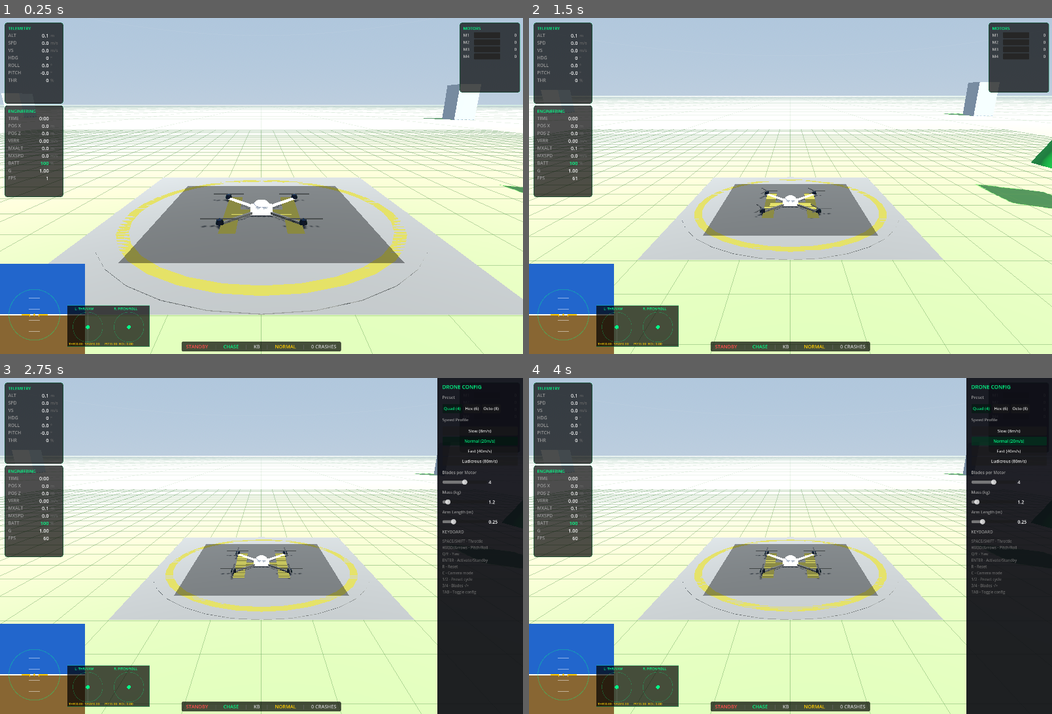
Above: before the commit, frames 1-4 (two rows, left to right).
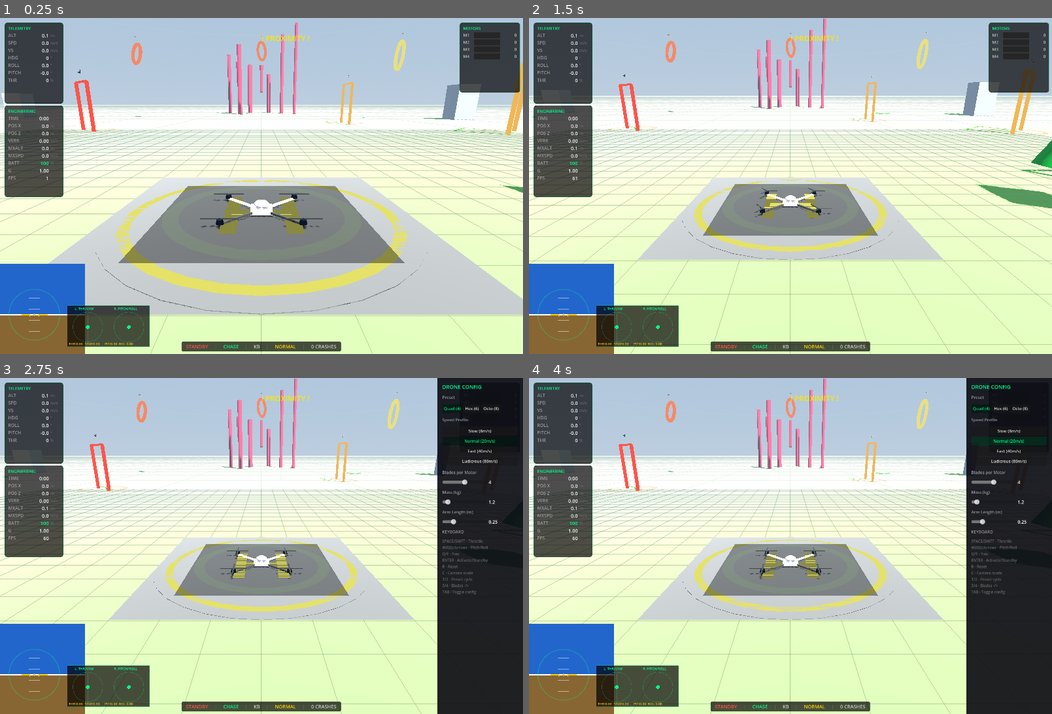
Above: after the commit, the same moments.

Repository: travisdetert/openkb-drone-godot
Game: Godot game, scene res://scenes/main.tscn
Same seed, same stepped clock (60 frames per second), same inputs: the game is played once before the commit and once after it.
Inputs (mouse positions are in pixels of both pictures, inside the frame that each line leads up to):
- Up to frame 1 (0.25 s): no input
- Up to frame 2 (1.5 s): tap Enter (activate_toggle) at 0.5 s; move the mouse to (905, 169) at 0.52 s; hold 4 (blade_right) 0.53-1.25 s; hold Enter (activate_toggle) 0.53-1.25 s; click (905, 169) at 0.67 s; drag from (685, 202) to (764, 253) at 1.27 s
- Up to frame 3 (2.75 s): move the mouse to (313, 472) at 2.02 s; hold 4 (blade_right) from 2.03 s (still down); hold Tab (toggle_config) from 2.03 s (still down)
- Up to frame 4 (4 s): release 4 (blade_right) at 2.75 s; release Tab (toggle_config) at 2.75 s; click "Normal (20m/s)" at 2.75 s; click "Normal (20m/s)" at 3.5 s

The runs differ from the first frame. In frame 1, 2.0% of the frame differs, in the area x 12-100%, y 1-35%; in frame 2, 2.0%; in frame 3, 1.5%; in frame 4, 1.5%.

Commit message:
Expand environment with racing hoops, obstacles, and challenges
Gates now color-coded by difficulty: green (wide/easy), orange
(medium), red (tight). Add 10-hoop racing circuit (H1-H10) with
torus rings, collision spheres, and cyan/yellow/red-orange tiers.
New obstacles: 8 barber-pole slalom poles, 6 floating platforms
with cyan edge trim (stacked pair creates 3.7m flythrough gap),
5-arch tunnel with yellow hazard stripes, and 8-pillar forest
with 2 floating pillars. All collidable with obstacle_type metadata.

Co-Authored-By: Claude Opus 4.6 <noreply@anthropic.com>

Diff:
--- a/scripts/environment/environment_builder.gd
+++ b/scripts/environment/environment_builder.gd
@@ -7,6 +7,14 @@
 	_create_helipad()
 	_create_buildings()
 	_create_trees()
+	_create_gates()
+	_create_hoops()
+	_create_slalom_poles()
+	_create_floating_platforms()
+	_create_tunnel()
+	_create_pillars()
+	_create_poles()
+	_create_pole_wires()
 	_create_clouds()
 
 func _create_ground() -> void:
@@ -180,6 +188,21 @@
 			var z: float = cluster["cz"] + (rand_fn.call() - 0.5) * cluster["spread"]
 
 			var color: Color = building_colors[int(rand_fn.call() * building_colors.size()) % building_colors.size()]
+
+			# StaticBody3D wrapper for collision
+			var body := StaticBody3D.new()
+			body.name = "Building"
+			body.position = Vector3(x, h / 2.0, z)
+			body.collision_layer = 1
+			body.collision_mask = 0
+			body.set_meta("obstacle_type", "building")
+
+			var col_shape := CollisionShape3D.new()
+			var box_shape := BoxShape3D.new()
+			box_shape.size = Vector3(w, h, d)
+			col_shape.shape = box_shape
+			body.add_child(col_shape)
+
 			var bld_mesh := BoxMesh.new()
 			bld_mesh.size = Vector3(w, h, d)
 			var bld_mat := StandardMaterial3D.new()
@@ -187,11 +210,11 @@
 			bld_mesh.material = bld_mat
 			var bld := MeshInstance3D.new()
 			bld.mesh = bld_mesh
-			bld.position = Vector3(x, h / 2.0, z)
-			bld.name = "Building"
-			add_child(bld)
-
-			# Window strips
+			body.add_child(bld)
+
+			add_child(body)
+
+			# Window strips (cosmetic, direct children of environment)
 			if h > 8:
 				var window_rows := int(h / 3.0)
 				var strip_mesh := PlaneMesh.new()
@@ -253,8 +276,26 @@
 			continue
 
 		var tree_scale: float = 0.7 + rand_fn.call() * 0.8
+
+		# StaticBody3D wrapper for collision
+		var body := StaticBody3D.new()
+		body.name = "Tree"
+		body.position = Vector3(x, 0, z)
+		body.collision_layer = 1
+		body.collision_mask = 0
+		body.set_meta("obstacle_type", "tree")
+
+		var tree_height: float = (3.2 + 1.5) * tree_scale
+		var col_shape := CollisionShape3D.new()
+		var cyl_shape := CylinderShape3D.new()
+		cyl_shape.radius = 1.5 * tree_scale
+		cyl_shape.height = tree_height
+		col_shape.shape = cyl_shape
+		col_shape.position.y = tree_height / 2.0
+		body.add_child(col_shape)
+
 		var tree := Node3D.new()
-		tree.name = "Tree"
+		tree.name = "TreeVisual"
 
 		var trunk := MeshInstance3D.new()
 		trunk.mesh = trunk_mesh
@@ -271,8 +312,649 @@
 		leaves.scale = Vector3.ONE * tree_scale
 		tree.add_child(leaves)
 
-		tree.position = Vector3(x, 0, z)
-		add_child(tree)
+		body.add_child(tree)
+		add_child(body)
+
+func _create_gates() -> void:
+	# Per-gate definitions with varied sizes
+	var gate_defs := [
+		{"pos": Vector3(15, 0, 0), "rot": 0.0, "w": 5.0, "h": 6.0},
+		{"pos": Vector3(20, 0, -18), "rot": PI / 4.0, "w": 4.0, "h": 5.0},
+		{"pos": Vector3(10, 0, -30), "rot": PI / 2.0, "w": 3.5, "h": 4.5},
+		{"pos": Vector3(-15, 0, -20), "rot": -PI / 4.0, "w": 3.0, "h": 4.0},
+		{"pos": Vector3(-25, 0, 5), "rot": -PI / 2.0, "w": 3.0, "h": 4.0},
+		{"pos": Vector3(-10, 0, 20), "rot": PI, "w": 5.0, "h": 6.0},
+	]
+
+	# Ground ring material (orange translucent)
+	var ring_mat := StandardMaterial3D.new()
+	ring_mat.albedo_color = Color(1.0, 0.6, 0.0, 0.3)
+	ring_mat.transparency = BaseMaterial3D.TRANSPARENCY_ALPHA
+	ring_mat.shading_mode = BaseMaterial3D.SHADING_MODE_UNSHADED
+
+	var pole_radius := 0.15
+	var crossbar_height := 0.15
+
+	for i in range(gate_defs.size()):
+		var gd: Dictionary = gate_defs[i]
+		var gate_width: float = gd["w"]
+		var pole_height: float = gd["h"]
+
+		# Color by difficulty: green >= 4.5m, orange medium, red <= 3.0m
+		var gate_color: Color
+		if gate_width >= 4.5:
+			gate_color = Color(0.0, 1.0, 0.3)
+		elif gate_width <= 3.0:
+			gate_color = Color(1.0, 0.15, 0.1)
+		else:
+			gate_color = Color(1.0, 0.6, 0.0)
+
+		var gate_mat := StandardMaterial3D.new()
+		gate_mat.albedo_color = gate_color
+		gate_mat.shading_mode = BaseMaterial3D.SHADING_MODE_UNSHADED
+		gate_mat.emission_enabled = true
+		gate_mat.emission = gate_color
+		gate_mat.emission_energy_multiplier = 1.5
+
+		var pole_mesh := CylinderMesh.new()
+		pole_mesh.top_radius = pole_radius
+		pole_mesh.bottom_radius = pole_radius
+		pole_mesh.height = pole_height
+		pole_mesh.radial_segments = 8
+		pole_mesh.material = gate_mat
+
+		var crossbar_mesh := BoxMesh.new()
+		crossbar_mesh.size = Vector3(gate_width, crossbar_height, crossbar_height)
+		crossbar_mesh.material = gate_mat
+
+		var gate_group := Node3D.new()
+		gate_group.name = "Gate_%d" % (i + 1)
+		gate_group.position = gd["pos"]
+		gate_group.rotation.y = gd["rot"]
+
+		# Left pole
+		var left_body := StaticBody3D.new()
+		left_body.name = "GatePoleL"
+		left_body.position = Vector3(-gate_width / 2.0, pole_height / 2.0, 0)
+		left_body.collision_layer = 1
+		left_body.collision_mask = 0
+		left_body.set_meta("obstacle_type", "gate")
+		var left_col := CollisionShape3D.new()
+		var left_shape := CylinderShape3D.new()
+		left_shape.radius = pole_radius
+		left_shape.height = pole_height
+		left_col.shape = left_shape
+		left_body.add_child(left_col)
+		var left_mesh := MeshInstance3D.new()
+		left_mesh.mesh = pole_mesh
+		left_body.add_child(left_mesh)
+		gate_group.add_child(left_body)
+
+		# Right pole
+		var right_body := StaticBody3D.new()
+		right_body.name = "GatePoleR"
+		right_body.position = Vector3(gate_width / 2.0, pole_height / 2.0, 0)
+		right_body.collision_layer = 1
+		right_body.collision_mask = 0
+		right_body.set_meta("obstacle_type", "gate")
+		var right_col := CollisionShape3D.new()
+		var right_shape := CylinderShape3D.new()
+		right_shape.radius = pole_radius
+		right_shape.height = pole_height
+		right_col.shape = right_shape
+		right_body.add_child(right_col)
+		var right_mesh := MeshInstance3D.new()
+		right_mesh.mesh = pole_mesh
+		right_body.add_child(right_mesh)
+		gate_group.add_child(right_body)
+
+		# Crossbar
+		var cross_body := StaticBody3D.new()
+		cross_body.name = "GateCrossbar"
+		cross_body.position = Vector3(0, pole_height, 0)
+		cross_body.collision_layer = 1
+		cross_body.collision_mask = 0
+		cross_body.set_meta("obstacle_type", "gate")
+		var cross_col := CollisionShape3D.new()
+		var cross_shape := BoxShape3D.new()
+		cross_shape.size = Vector3(gate_width, crossbar_height, crossbar_height)
+		cross_col.shape = cross_shape
+		cross_body.add_child(cross_col)
+		var cross_mesh_inst := MeshInstance3D.new()
+		cross_mesh_inst.mesh = crossbar_mesh
+		cross_body.add_child(cross_mesh_inst)
+		gate_group.add_child(cross_body)
+
+		# Ground ring below gate
+		var ground_ring := _make_ring(1.8, 2.2, 24, ring_mat)
+		ground_ring.position.y = 0.04
+		ground_ring.name = "GateGroundRing"
+		gate_group.add_child(ground_ring)
+
+		# Gate number label above crossbar
+		var label := Label3D.new()
+		label.text = str(i + 1)
+		label.font_size = 72
+		label.position = Vector3(0, pole_height + 0.8, 0)
+		label.billboard = BaseMaterial3D.BILLBOARD_ENABLED
+		label.modulate = Color(1.0, 1.0, 1.0)
+		label.outline_modulate = Color(0, 0, 0)
+		label.outline_size = 8
+		label.no_depth_test = true
+		label.name = "GateLabel"
+		gate_group.add_child(label)
+
+		add_child(gate_group)
+
+func _make_hoop(pos: Vector3, opening_diam: float, y_rot: float, tilt: float, color: Color, label_text: String) -> Node3D:
+	var group := Node3D.new()
+	group.name = label_text
+	group.position = pos
+	group.rotation.y = y_rot
+
+	var tube_radius := 0.25
+	var inner_r := opening_diam / 2.0
+	var outer_r := inner_r + tube_radius * 2.0
+	var ring_center_r := (inner_r + outer_r) / 2.0
+
+	var mat := StandardMaterial3D.new()
+	mat.albedo_color = color
+	mat.shading_mode = BaseMaterial3D.SHADING_MODE_UNSHADED
+	mat.emission_enabled = true
+	mat.emission = color
+	mat.emission_energy_multiplier = 1.2
+
+	# Ring container — rotated so hole faces Z (flythrough direction)
+	var ring_node := Node3D.new()
+	ring_node.rotation.x = PI / 2.0 + tilt
+
+	var torus := TorusMesh.new()
+	torus.inner_radius = inner_r
+	torus.outer_radius = outer_r
+	torus.rings = 24
+	torus.ring_segments = 12
+	torus.material = mat
+
+	var mesh_inst := MeshInstance3D.new()
+	mesh_inst.mesh = torus
+	ring_node.add_child(mesh_inst)
+
+	# 12 collision spheres around the tube circumference
+	for i in range(12):
+		var angle := float(i) / 12.0 * TAU
+		var body := StaticBody3D.new()
+		body.name = "HoopCol_%d" % i
+		body.position = Vector3(cos(angle) * ring_center_r, 0, sin(angle) * ring_center_r)
+		body.collision_layer = 1
+		body.collision_mask = 0
+		body.set_meta("obstacle_type", "hoop")
+		var col := CollisionShape3D.new()
+		var sphere := SphereShape3D.new()
+		sphere.radius = tube_radius * 1.5
+		col.shape = sphere
+		body.add_child(col)
+		ring_node.add_child(body)
+
+	group.add_child(ring_node)
+
+	# Label above hoop
+	var label := Label3D.new()
+	label.text = label_text
+	label.font_size = 48
+	label.position = Vector3(0, inner_r + tube_radius * 2.0 + 0.8, 0)
+	label.billboard = BaseMaterial3D.BILLBOARD_ENABLED
+	label.modulate = color
+	label.outline_modulate = Color(0, 0, 0)
+	label.outline_size = 8
+	label.no_depth_test = true
+	label.name = "HoopLabel"
+	group.add_child(label)
+
+	return group
+
+func _create_hoops() -> void:
+	var hoop_defs := [
+		{"pos": Vector3(30, 3, 15), "opening": 4.5, "tilt": 0.0, "tier": "easy"},
+		{"pos": Vector3(40, 5, 0), "opening": 4.5, "tilt": 0.05, "tier": "easy"},
+		{"pos": Vector3(35, 7, -20), "opening": 3.5, "tilt": 0.1, "tier": "medium"},
+		{"pos": Vector3(20, 9, -40), "opening": 3.2, "tilt": -0.1, "tier": "medium"},
+		{"pos": Vector3(0, 12, -55), "opening": 2.6, "tilt": 0.15, "tier": "hard"},
+		{"pos": Vector3(-20, 10, -45), "opening": 2.4, "tilt": -0.15, "tier": "hard"},
+		{"pos": Vector3(-35, 8, -30), "opening": 3.5, "tilt": 0.1, "tier": "medium"},
+		{"pos": Vector3(-40, 6, -10), "opening": 3.2, "tilt": -0.05, "tier": "medium"},
+		{"pos": Vector3(-30, 4, 10), "opening": 4.5, "tilt": 0.0, "tier": "easy"},
+		{"pos": Vector3(-15, 3, 25), "opening": 4.5, "tilt": 0.0, "tier": "easy"},
+	]
+
+	var tier_colors := {
+		"easy": Color(0.0, 0.9, 0.9),
+		"medium": Color(1.0, 0.9, 0.0),
+		"hard": Color(1.0, 0.35, 0.1),
+	}
+
+	for i in range(hoop_defs.size()):
+		var hd: Dictionary = hoop_defs[i]
+		var pos: Vector3 = hd["pos"]
+		var next_pos: Vector3
+		if i < hoop_defs.size() - 1:
+			next_pos = hoop_defs[i + 1]["pos"]
+		else:
+			next_pos = hoop_defs[0]["pos"]
+
+		# Y-rotation faces the next hoop
+		var dir := next_pos - pos
+		var y_rot := atan2(dir.x, dir.z)
+
+		var color: Color = tier_colors[hd["tier"]]
+		var hoop := _make_hoop(pos, hd["opening"], y_rot, hd["tilt"], color, "H%d" % (i + 1))
+		add_child(hoop)
+
+func _create_slalom_poles() -> void:
+	var red_mat := StandardMaterial3D.new()
+	red_mat.albedo_color = Color(0.9, 0.1, 0.1)
+	red_mat.shading_mode = BaseMaterial3D.SHADING_MODE_UNSHADED
+
+	var white_mat := StandardMaterial3D.new()
+	white_mat.albedo_color = Color(1.0, 1.0, 1.0)
+	white_mat.shading_mode = BaseMaterial3D.SHADING_MODE_UNSHADED
+
+	for i in range(8):
+		var x: float = 50.0 + i * 7.0
+		var z: float = -40.0 if i % 2 == 0 else -35.0
+
+		var body := StaticBody3D.new()
+		body.name = "SlalomPole_%d" % (i + 1)
+		body.position = Vector3(x, 4.0, z)
+		body.collision_layer = 1
+		body.collision_mask = 0
+		body.set_meta("obstacle_type", "slalom_pole")
+
+		var col := CollisionShape3D.new()
+		var shape := CylinderShape3D.new()
+		shape.radius = 0.3
+		shape.height = 8.0
+		col.shape = shape
+		body.add_child(col)
+
+		# Barber-pole striping: 4 alternating red/white segments
+		var seg_height := 2.0
+		for s in range(4):
+			var seg_mesh := CylinderMesh.new()
+			seg_mesh.top_radius = 0.3
+			seg_mesh.bottom_radius = 0.3
+			seg_mesh.height = seg_height
+			seg_mesh.radial_segments = 8
+			seg_mesh.material = red_mat if s % 2 == 0 else white_mat
+			var seg := MeshInstance3D.new()
+			seg.mesh = seg_mesh
+			seg.position.y = -3.0 + s * 2.0
+			body.add_child(seg)
+
+		# Red sphere cap on top
+		var cap_mesh := SphereMesh.new()
+		cap_mesh.radius = 0.4
+		cap_mesh.height = 0.8
+		cap_mesh.material = red_mat
+		var cap := MeshInstance3D.new()
+		cap.mesh = cap_mesh
+		cap.position.y = 4.3
+		body.add_child(cap)
+
+		add_child(body)
+
+func _create_floating_platforms() -> void:
+	var plat_defs := [
+		{"pos": Vector3(-50, 6, -10), "size": Vector2(8, 6)},
+		{"pos": Vector3(-50, 10, -10), "size": Vector2(8, 6)},
+		{"pos": Vector3(20, 8, 45), "size": Vector2(10, 8)},
+		{"pos": Vector3(45, 10, 55), "size": Vector2(7, 7)},
+		{"pos": Vector3(60, 15, 50), "size": Vector2(6, 6)},
+		{"pos": Vector3(-30, 12, 40), "size": Vector2(9, 5)},
+	]
+
+	var plat_mat := StandardMaterial3D.new()
+	plat_mat.albedo_color = Color(0.5, 0.5, 0.55)
+
+	var trim_mat := StandardMaterial3D.new()
+	trim_mat.albedo_color = Color(0.0, 0.8, 0.9)
+	trim_mat.shading_mode = BaseMaterial3D.SHADING_MODE_UNSHADED
+	trim_mat.emission_enabled = true
+	trim_mat.emission = Color(0.0, 0.8, 0.9)
+	trim_mat.emission_energy_multiplier = 1.5
+
+	var thickness := 0.3
+	var trim_h := 0.08
+	var trim_w := 0.1
+
+	for i in range(plat_defs.size()):
+		var pd: Dictionary = plat_defs[i]
+		var pos: Vector3 = pd["pos"]
+		var sz: Vector2 = pd["size"]
+
+		var body := StaticBody3D.new()
+		body.name = "Platform_%d" % (i + 1)
+		body.position = pos
+		body.collision_layer = 1
+		body.collision_mask = 0
+		body.set_meta("obstacle_type", "floating_platform")
+
+		var col := CollisionShape3D.new()
+		var shape := BoxShape3D.new()
+		shape.size = Vector3(sz.x, thickness, sz.y)
+		col.shape = shape
+		body.add_child(col)
+
+		var mesh := BoxMesh.new()
+		mesh.size = Vector3(sz.x, thickness, sz.y)
+		mesh.material = plat_mat
+		var mi := MeshInstance3D.new()
+		mi.mesh = mesh
+		body.add_child(mi)
+
+		# Cyan edge trim strips — front/back (along X)
+		for side in [-1.0, 1.0]:
+			var fb_mesh := BoxMesh.new()
+			fb_mesh.size = Vector3(sz.x, trim_h, trim_w)
+			fb_mesh.material = trim_mat
+			var fb := MeshInstance3D.new()
+			fb.mesh = fb_mesh
+			fb.position = Vector3(0, -thickness / 2.0 - trim_h / 2.0, side * sz.y / 2.0)
+			body.add_child(fb)
+
+		# Left/right (along Z)
+		for side in [-1.0, 1.0]:
+			var lr_mesh := BoxMesh.new()
+			lr_mesh.size = Vector3(trim_w, trim_h, sz.y)
+			lr_mesh.material = trim_mat
+			var lr := MeshInstance3D.new()
+			lr.mesh = lr_mesh
+			lr.position = Vector3(side * sz.x / 2.0, -thickness / 2.0 - trim_h / 2.0, 0)
+			body.add_child(lr)
+
+		add_child(body)
+
+func _create_tunnel() -> void:
+	var tunnel_origin := Vector3(70, 0, 30)
+	var tunnel_angle := deg_to_rad(-30.0)
+	var arch_spacing := 6.0
+	var arch_width := 4.0
+	var arch_height := 5.0
+	var beam_thickness := 0.4
+
+	var wall_mat := StandardMaterial3D.new()
+	wall_mat.albedo_color = Color(0.55, 0.55, 0.6)
+
+	var hazard_mat := StandardMaterial3D.new()
+	hazard_mat.albedo_color = Color(0.9, 0.8, 0.0)
+	hazard_mat.shading_mode = BaseMaterial3D.SHADING_MODE_UNSHADED
+	hazard_mat.emission_enabled = true
+	hazard_mat.emission = Color(0.9, 0.8, 0.0)
+	hazard_mat.emission_energy_multiplier = 1.0
+
+	var tunnel_group := Node3D.new()
+	tunnel_group.name = "Tunnel"
+	tunnel_group.position = tunnel_origin
+	tunnel_group.rotation.y = tunnel_angle
+
+	for i in range(5):
+		var z_off := float(i) * arch_spacing
+
+		# Left pillar
+		_add_tunnel_beam(tunnel_group,
+			Vector3(-arch_width / 2.0, arch_height / 2.0, z_off),
+			Vector3(beam_thickness, arch_height, beam_thickness), wall_mat)
+
+		# Right pillar
+		_add_tunnel_beam(tunnel_group,
+			Vector3(arch_width / 2.0, arch_height / 2.0, z_off),
+			Vector3(beam_thickness, arch_height, beam_thickness), wall_mat)
+
+		# Top lintel
+		_add_tunnel_beam(tunnel_group,
+			Vector3(0, arch_height, z_off),
+			Vector3(arch_width + beam_thickness, beam_thickness, beam_thickness), wall_mat)
+
+		# Hazard stripes on inner edges
+		var stripe_h := 0.1
+		var stripe_w := 0.05
+
+		# Left inner stripe
+		var v_stripe_mesh := BoxMesh.new()
+		v_stripe_mesh.size = Vector3(stripe_w, arch_height, stripe_h)
+		v_stripe_mesh.material = hazard_mat
+		var left_stripe := MeshInstance3D.new()
+		left_stripe.mesh = v_stripe_mesh
+		left_stripe.position = Vector3(
+			-arch_width / 2.0 + beam_thickness / 2.0 + stripe_w / 2.0,
+			arch_height / 2.0, z_off)
+		tunnel_group.add_child(left_stripe)
+
+		# Right inner stripe
+		var right_stripe := MeshInstance3D.new()
+		right_stripe.mesh = v_stripe_mesh
+		right_stripe.position = Vector3(
+			arch_width / 2.0 - beam_thickness / 2.0 - stripe_w / 2.0,
+			arch_height / 2.0, z_off)
+		tunnel_group.add_child(right_stripe)
+
+		# Bottom of lintel stripe
+		var h_stripe_mesh := BoxMesh.new()
+		h_stripe_mesh.size = Vector3(arch_width, stripe_w, stripe_h)
+		h_stripe_mesh.material = hazard_mat
+		var top_stripe := MeshInstance3D.new()
+		top_stripe.mesh = h_stripe_mesh
+		top_stripe.position = Vector3(0,
+			arch_height - beam_thickness / 2.0 - stripe_w / 2.0, z_off)
+		tunnel_group.add_child(top_stripe)
+
+	add_child(tunnel_group)
+
+func _add_tunnel_beam(parent: Node3D, pos: Vector3, size: Vector3, mat: StandardMaterial3D) -> void:
+	var body := StaticBody3D.new()
+	body.name = "TunnelBeam"
+	body.position = pos
+	body.collision_layer = 1
+	body.collision_mask = 0
+	body.set_meta("obstacle_type", "tunnel_wall")
+
+	var col := CollisionShape3D.new()
+	var shape := BoxShape3D.new()
+	shape.size = size
+	col.shape = shape
+	body.add_child(col)
+
+	var mesh := BoxMesh.new()
+	mesh.size = size
+	mesh.material = mat
+	var mi := MeshInstance3D.new()
+	mi.mesh = mesh
+	body.add_child(mi)
+
+	parent.add_child(body)
+
+func _create_pillars() -> void:
+	var pillar_mat := StandardMaterial3D.new()
+	pillar_mat.albedo_color = Color(0.6, 0.2, 0.3)
+
+	var pillar_defs := [
+		{"pos": Vector3(-5, 0, -65), "h": 15.0, "r": 0.5, "floating": false},
+		{"pos": Vector3(5, 0, -70), "h": 18.0, "r": 0.4, "floating": false},
+		{"pos": Vector3(-3, 0, -75), "h": 12.0, "r": 0.6, "floating": false},
+		{"pos": Vector3(8, 0, -68), "h": 20.0, "r": 0.35, "floating": false},
+		{"pos": Vector3(-8, 0, -72), "h": 14.0, "r": 0.45, "floating": false},
+		{"pos": Vector3(2, 0, -78), "h": 10.0, "r": 0.55, "floating": false},
+		{"pos": Vector3(0, 8, -67), "h": 6.0, "r": 0.4, "floating": true},
+		{"pos": Vector3(-6, 10, -73), "h": 5.0, "r": 0.35, "floating": true},
+	]
+
+	for i in range(pillar_defs.size()):
+		var pd: Dictionary = pillar_defs[i]
+		var h: float = pd["h"]
+		var r: float = pd["r"]
+		var is_floating: bool = pd["floating"]
+		var base_pos: Vector3 = pd["pos"]
+
+		var body := StaticBody3D.new()
+		body.name = "Pillar_%d" % (i + 1)
+		if is_floating:
+			body.position = base_pos
+		else:
+			body.position = Vector3(base_pos.x, h / 2.0, base_pos.z)
+		body.collision_layer = 1
+		body.collision_mask = 0
+		body.set_meta("obstacle_type", "pillar")
+
+		var col := CollisionShape3D.new()
+		var shape := CylinderShape3D.new()
+		shape.radius = r
+		shape.height = h
+		col.shape = shape
+		body.add_child(col)
+
+		var mesh := CylinderMesh.new()
+		mesh.top_radius = r
+		mesh.bottom_radius = r
+		mesh.height = h
+		mesh.radial_segments = 10
+		mesh.material = pillar_mat
+		var mi := MeshInstance3D.new()
+		mi.mesh = mesh
+		body.add_child(mi)
+
+		add_child(body)
+
+func _create_poles() -> void:
+	var pole_mat := StandardMaterial3D.new()
+	pole_mat.albedo_color = Color(0.45, 0.35, 0.25)
+
+	var arm_mat := StandardMaterial3D.new()
+	arm_mat.albedo_color = Color(0.45, 0.35, 0.25)
+
+	var main_radius := 0.2
+	var main_height := 12.0
+	var arm_width := 4.0
+	var arm_height := 0.15
+
+	var main_mesh := CylinderMesh.new()
+	main_mesh.top_radius = main_radius
+	main_mesh.bottom_radius = main_radius
+	main_mesh.height = main_height
+	main_mesh.radial_segments = 8
+	main_mesh.material = pole_mat
+
+	var arm_mesh := BoxMesh.new()
+	arm_mesh.size = Vector3(arm_width, arm_height, arm_height)
+	arm_mesh.material = arm_mat
+
+	# 8 poles in a line
+	for i in range(8):
+		var x: float = -60.0 + i * 10.0
+		var z: float = 50.0
+
+		var pole_group := Node3D.new()
+		pole_group.name = "PowerPole"
+		pole_group.position = Vector3(x, 0, z)
+
+		# Main pole
+		var main_body := StaticBody3D.new()
+		main_body.name = "PoleMain"
+		main_body.position = Vector3(0, main_height / 2.0, 0)
+		main_body.collision_layer = 1
+		main_body.collision_mask = 0
+		main_body.set_meta("obstacle_type", "pole")
+		var main_col := CollisionShape3D.new()
+		var main_shape := CylinderShape3D.new()
+		main_shape.radius = main_radius
+		main_shape.height = main_height
+		main_col.shape = main_shape
+		main_body.add_child(main_col)
+		var main_mesh_inst := MeshInstance3D.new()
+		main_mesh_inst.mesh = main_mesh
+		main_body.add_child(main_mesh_inst)
+		pole_group.add_child(main_body)
+
+		# Cross-arm at top
+		var arm_body := StaticBody3D.new()
+		arm_body.name = "PoleArm"
+		arm_body.position = Vector3(0, main_height - 0.5, 0)
+		arm_body.collision_layer = 1
+		arm_body.collision_mask = 0
+		arm_body.set_meta("obstacle_type", "pole")
+		var arm_col := CollisionShape3D.new()
+		var arm_shape := BoxShape3D.new()
+		arm_shape.size = Vector3(arm_width, arm_height, arm_height)
+		arm_col.shape = arm_shape
+		arm_body.add_child(arm_col)
+		var arm_mesh_inst := MeshInstance3D.new()
+		arm_mesh_inst.mesh = arm_mesh
+		arm_body.add_child(arm_mesh_inst)
+		pole_group.add_child(arm_body)
+
+		add_child(pole_group)
+
+func _create_pole_wires() -> void:
+	var wire_mat := StandardMaterial3D.new()
+	wire_mat.albedo_color = Color(0.15, 0.15, 0.15)
+	wire_mat.shading_mode = BaseMaterial3D.SHADING_MODE_UNSHADED
+
+	var main_height := 12.0
+	var arm_width := 4.0
+	var arm_y := main_height - 0.5
+
+	# Wire attachment points relative to each pole position:
+	# left arm tip, right arm tip, center top
+	var attach_offsets := [
+		Vector3(-arm_width / 2.0, arm_y, 0),  # left arm tip
+		Vector3(arm_width / 2.0, arm_y, 0),   # right arm tip
+		Vector3(0, main_height, 0),            # center top
+	]
+
+	# 8 poles in a line, wires connect consecutive poles (7 spans)
+	var catenary_segments := 12
+	var sag := 1.5  # meters of wire droop
+
+	for span in range(7):
+		var x_start: float = -60.0 + span * 10.0
+		var x_end: float = x_start + 10.0
+		var z: float = 50.0
+
+		for wire_idx in range(3):
+			var offset: Vector3 = attach_offsets[wire_idx]
+			var start_pos := Vector3(x_start + offset.x, offset.y, z + offset.z)
+			var end_pos := Vector3(x_end + offset.x, offset.y, z + offset.z)
+
+			# Visual wire with catenary sag
+			var im := ImmediateMesh.new()
+			im.surface_begin(Mesh.PRIMITIVE_LINE_STRIP, wire_mat)
+			for seg in range(catenary_segments + 1):
+				var t := float(seg) / catenary_segments
+				var p := start_pos.lerp(end_pos, t)
+				# Parabolic sag: max at t=0.5
+				p.y -= sag * 4.0 * t * (1.0 - t)
+				im.surface_add_vertex(p)
+			im.surface_end()
+			var wire_mesh := MeshInstance3D.new()
+			wire_mesh.mesh = im
+			wire_mesh.name = "Wire_%d_%d" % [span, wire_idx]
+			add_child(wire_mesh)
+
+			# Collision: box along the wire span center
+			var mid_pos := (start_pos + end_pos) * 0.5
+			mid_pos.y -= sag  # sag at midpoint
+			var span_len := start_pos.distance_to(end_pos)
+
+			var wire_body := StaticBody3D.new()
+			wire_body.name = "WireCollider_%d_%d" % [span, wire_idx]
+			wire_body.position = mid_pos
+			wire_body.collision_layer = 1
+			wire_body.collision_mask = 0
+			wire_body.set_meta("obstacle_type", "wire")
+			var wire_col := CollisionShape3D.new()
+			var wire_shape := BoxShape3D.new()
+			wire_shape.size = Vector3(span_len, 0.3, 0.3)
+			wire_col.shape = wire_shape
+			wire_body.add_child(wire_col)
+			add_child(wire_body)
 
 func _create_clouds() -> void:
 	var cloud_defs := [
